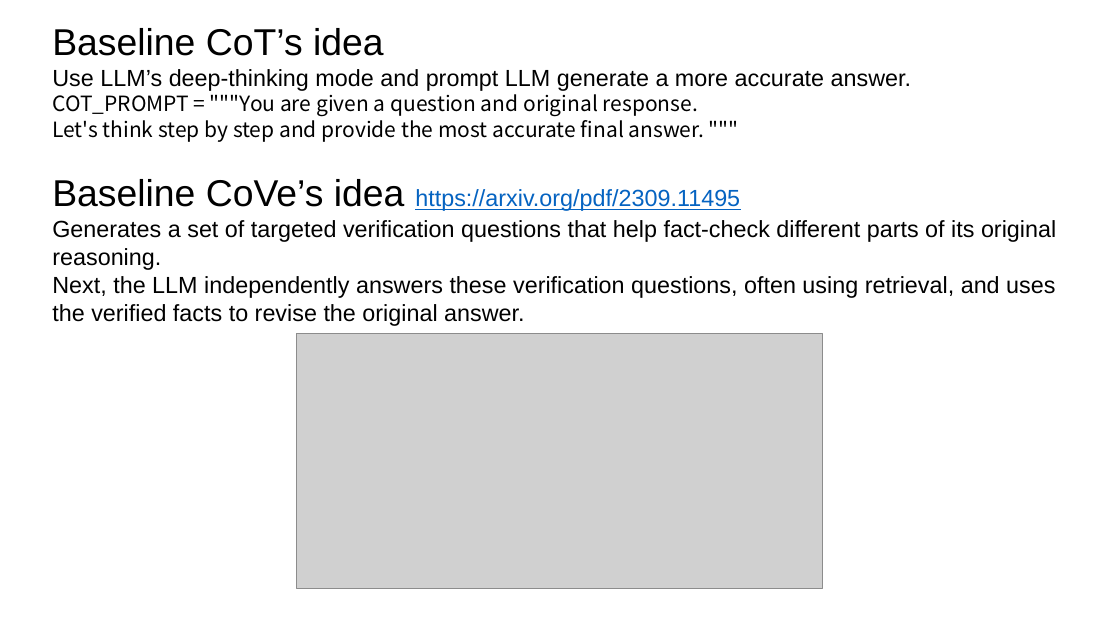
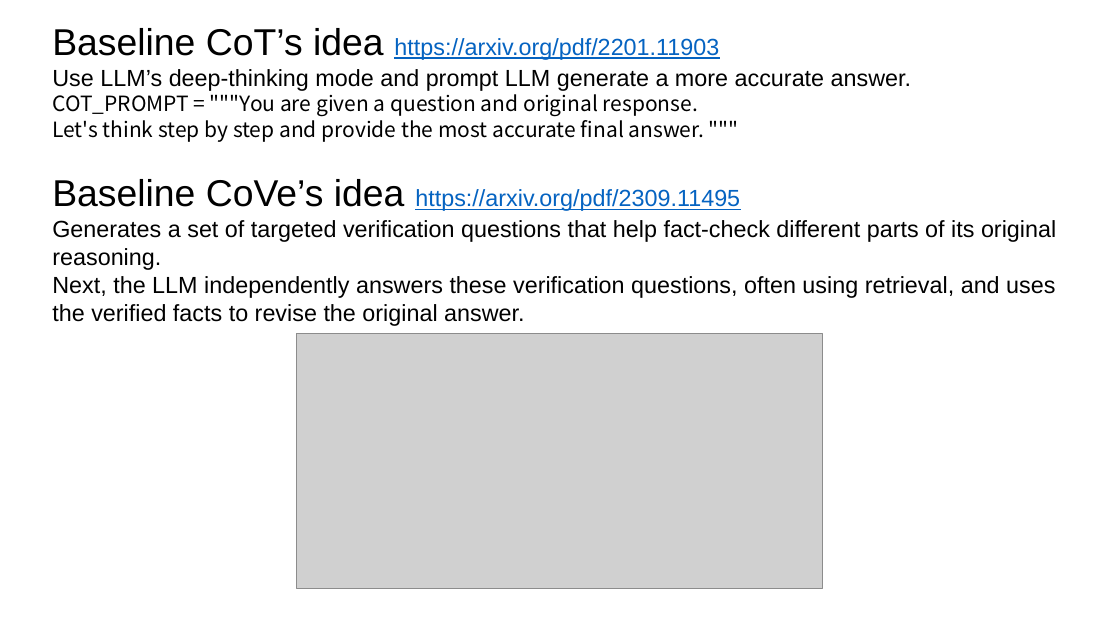
Before and after one commit to zbybr/LLMHalluMiti, a slide deck: slide 2 of slides/20251113.pptx. Drawn at 1120x630 pixels with LibreOffice and Linux fonts; fonts in the diff are those of the drawing; grey boxes stand for pictures. Boxes give left, top, right and bottom in pixels: in the first picture for what was removed or moved away, otherwise in the second. Text is boxed around its words. In the diff, an @@ line names an element or a change of style, - is before the commit and + after.

Commit message:
Update cove diagram and related slide
Revised the cove.drawio diagram to clarify that the process involves verification questions of entities in both question and response, replacing the previous 'background' wording. Updated the corresponding PNG and PowerPoint slide to reflect these changes for improved accuracy and presentation.

```diff
--- a/slides/20251113.pptx
+++ b/slides/20251113.pptx
@@ text at [52,28,719,60]: text changed; size 32 to 20 pt; text colour #000000 to #0563C1 @@
-Baseline CoT’s idea
+Baseline CoT’s idea https://arxiv.org/pdf/2201.11903
```
Also in this commit, not shown: 2 other slides changed, 2 other files.
